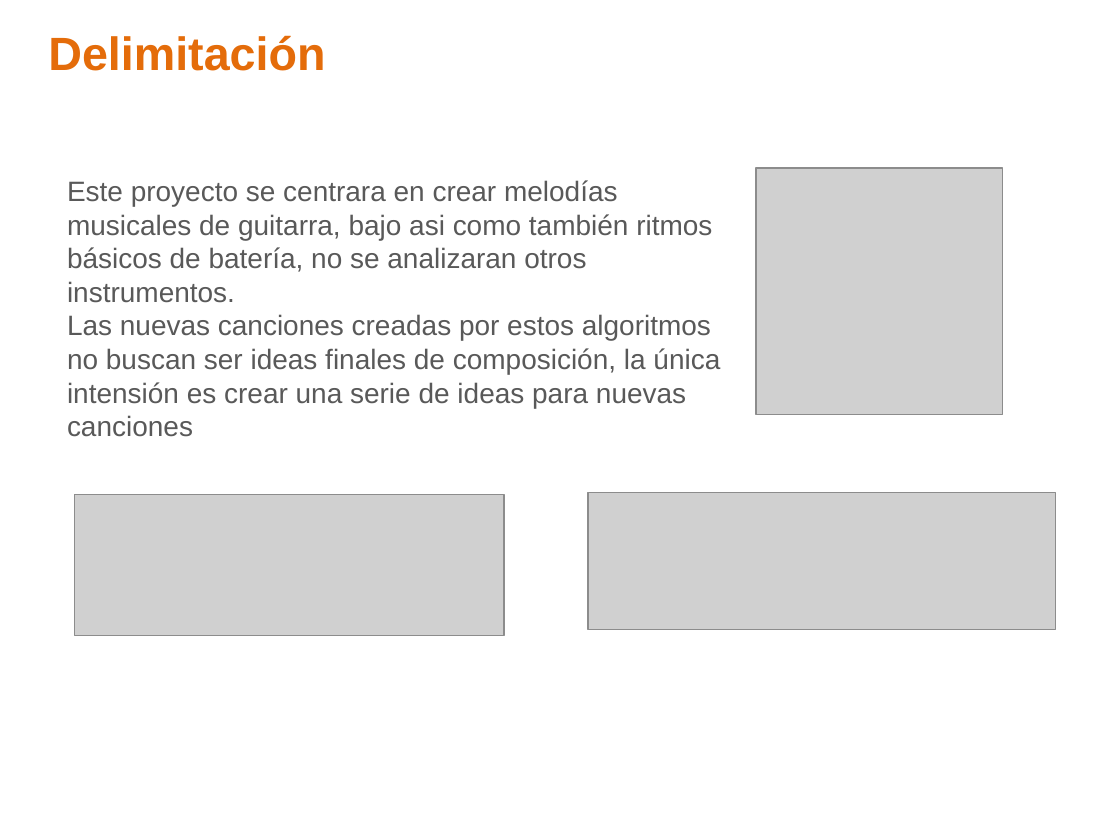
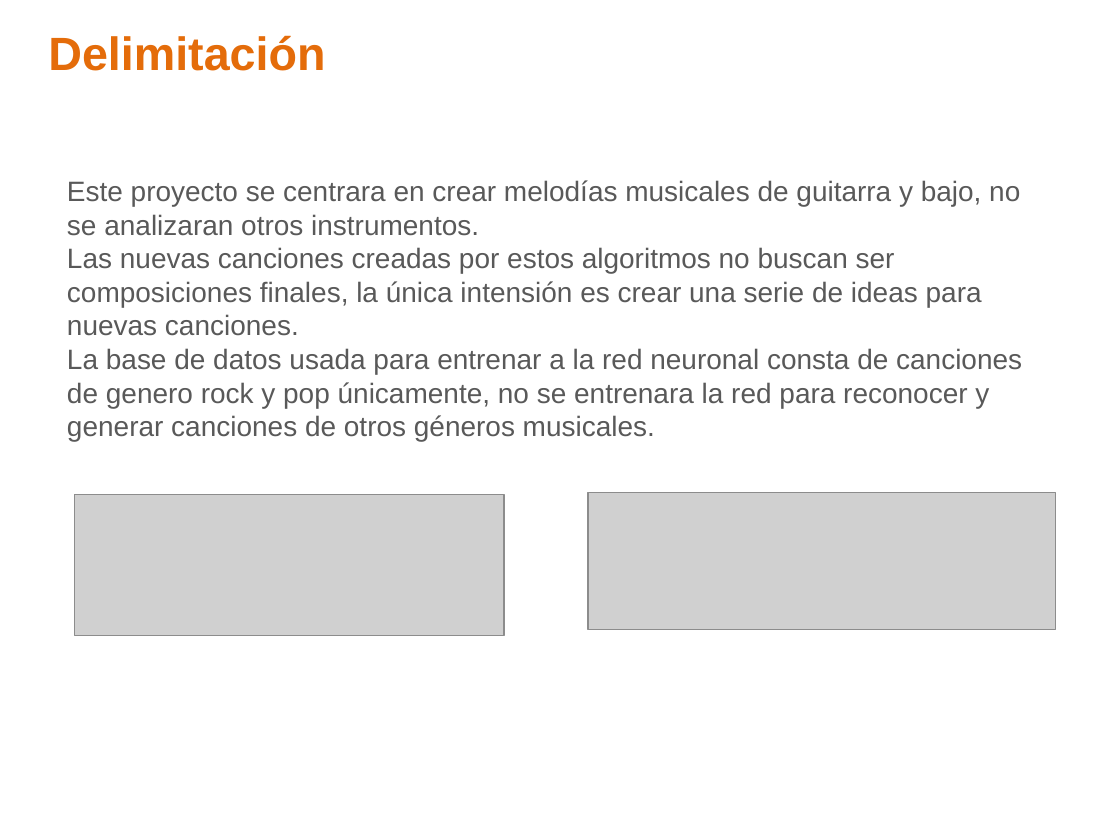
Before and after one commit to ealn/Tesis, a slide deck: slide 4 of Presentacion.pptx. Drawn at 1120x840 pixels with LibreOffice and Linux fonts; fonts in the diff are those of the drawing; grey boxes stand for pictures; background and template pictures are left out. Boxes give left, top, right and bottom in pixels: in the first picture for what was removed or moved away, otherwise in the second. Text is boxed around its words. In the diff, an @@ line names an element or a change of style, - is before the commit and + after.

```diff
--- a/Presentacion.pptx
+++ b/Presentacion.pptx
@@ picture removed at (756,168,1002,414) @@
@@ text at (67,180,1022,441): text changed @@
-Este proyecto se centrara en crear melodías musicales de guitarra, bajo asi como también ritmos básicos de batería, no se analizaran otros instrumentos.
-Las nuevas canciones creadas por estos algoritmos no buscan ser ideas finales de composición, la única intensión es crear una serie de ideas para nuevas canciones
+Este proyecto se centrara en crear melodías musicales de guitarra y bajo, no se analizaran otros instrumentos.
+Las nuevas canciones creadas por estos algoritmos no buscan ser composiciones finales, la única intensión es crear una serie de ideas para nuevas canciones.
+La base de datos usada para entrenar a la red neuronal consta de canciones de genero rock y pop únicamente, no se entrenara la red para reconocer y generar canciones de otros géneros musicales.
```
Also in this commit, not shown: 8 other slides changed, 9 slides added, 4 slides removed, 6 other files.
